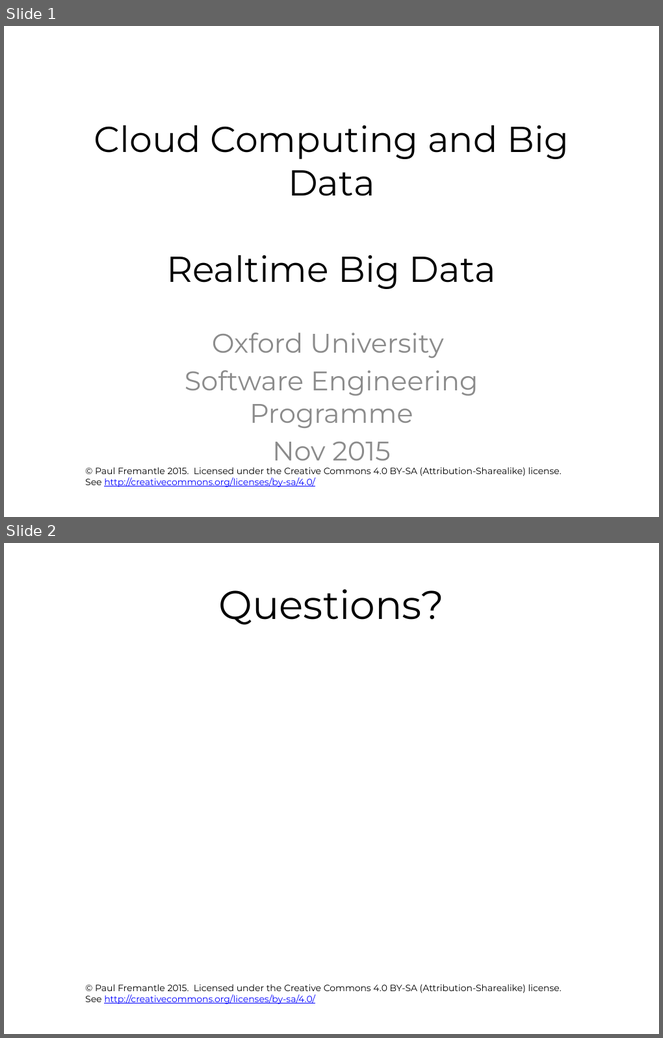
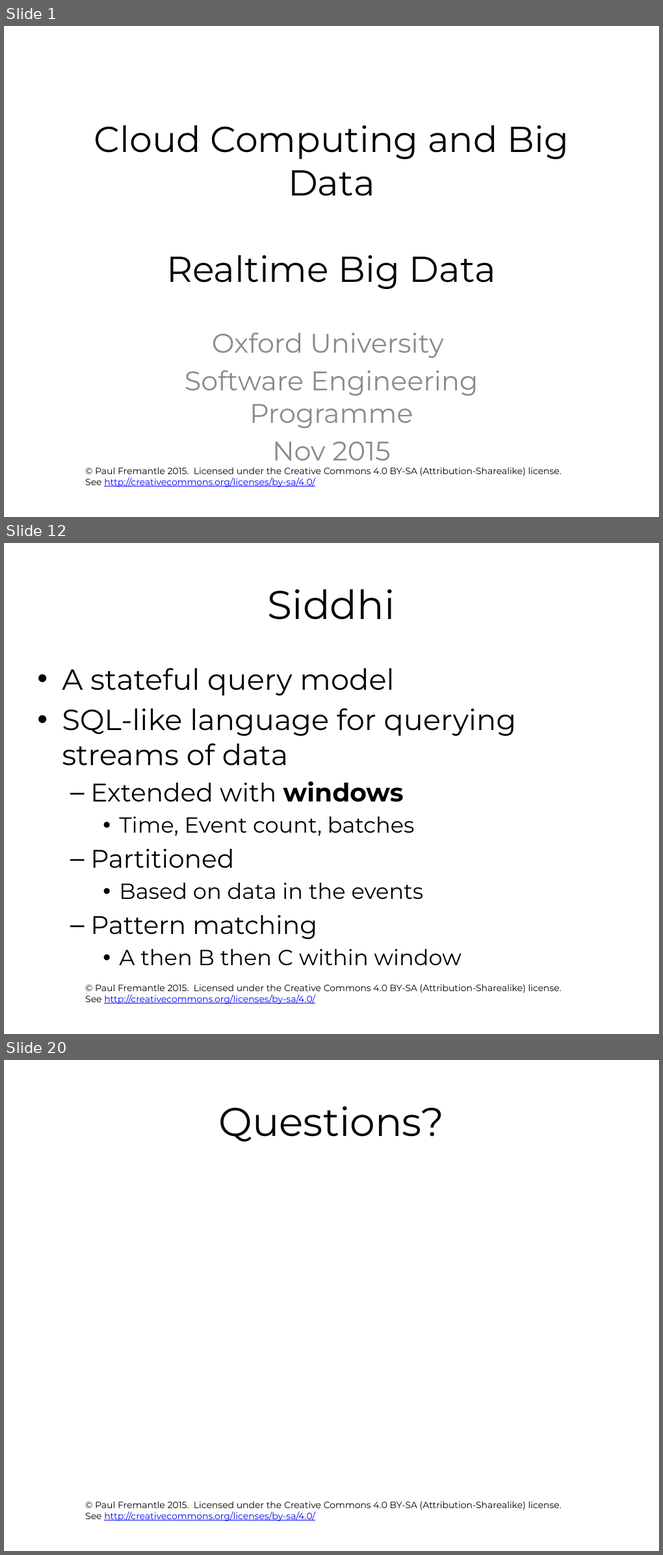
Before and after one commit to pzfreo/ox-clo, a slide deck: pres-source/11-realtime-bigdata.pptx. Shown one above the other, each under a label of ours: slides 1 and 2 before the commit, slides 1, 12 and 20 after it; the slides between them are not shown. The pictures are 663x1038 and 663x1555 pixels, drawn with LibreOffice and Linux fonts; fonts in the diff are those of the drawing; background and template pictures are left out. Boxes give left, top, right and bottom in pixels: in the first picture for what was removed or moved away, otherwise in the second. Text is boxed around its words. In the diff, an @@ line names an element or a change of style, - is before the commit and + after.

```diff
--- a/pres-source/11-realtime-bigdata.pptx
+++ b/pres-source/11-realtime-bigdata.pptx
@@ slide 12 added at [4,543,659,1034], background #FFFFFF; not listed: 1 template element that a slide beside it also shows @@
@@ title added at [268,589,395,620], 44 pt, text #000000 @@
+Siddhi
@@ text added at [62,668,517,966], 24 pt, text #000000 @@
+• A stateful query model
+• SQL-like language for querying streams of data
+  – Extended with windows
+    • Time, Event count, batches
+  – Partitioned
+    • Based on data in the events
+  – Pattern matching
+    • A then B then C within window
@@ what was slide 2 is now slide 20 @@
```
Also in this commit, not shown: 17 other slides added.
